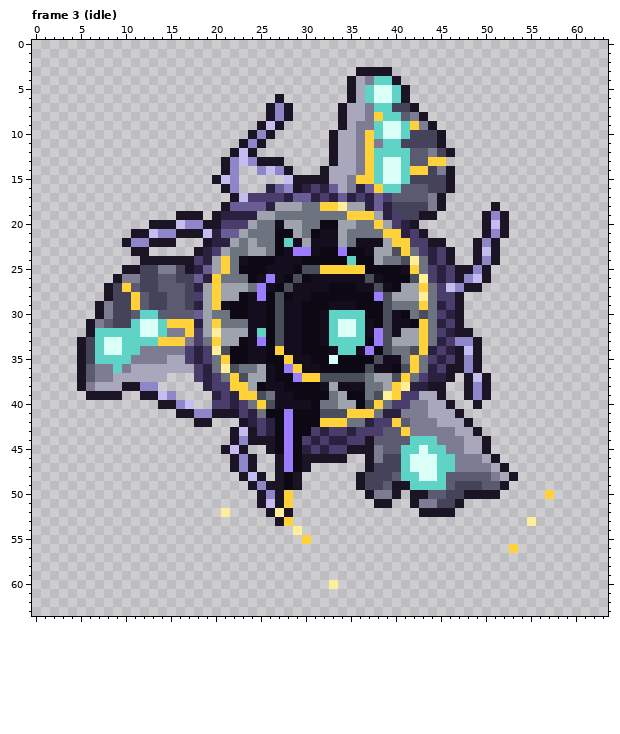
One commit to this pixel-art file: tools/art/creatures/hum_arquetipo/hum_arquetipo.aseprite. The first picture shows the starting point.
64x64 pixels, 33 frames. Shown: frame 3 (idle). The commit also changed other frames, which this record leaves out.
After the commit:
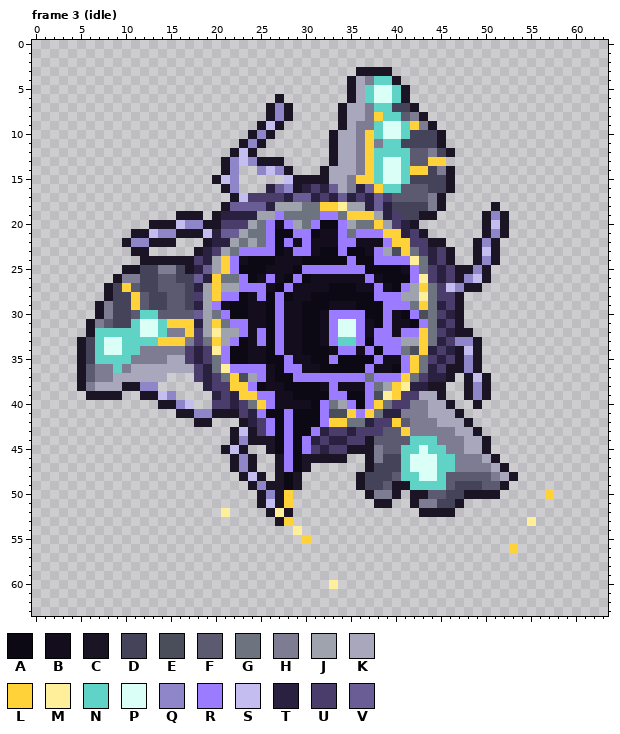
Palette (. is transparent): A #0d0914  B #130d1e  C #1a1424  D #45435a  E #4a4e5a  F #5c5a70  G #6e7380  H #7e7c92  J #9ea3ae  K #a9a7bc  L #ffd23a  M #ffee9a  N #5fd3c6  P #d9fff6  Q #8f86c9  R #9b7bff  S #c4bdf0  T #2a2140  U #4a3d6b  V #6a5c94
The edit:
Frame 3 (idle), layer "glow":
y 19: x 27 G -> R; x 32..33 GG -> RR
y 20: x 26 G -> R; x 28 J -> R; x 31 G -> R; x 34 J -> R
y 21: x 26 G -> R; x 29..30 JG -> RR; x 34 J -> R; x 36..38 GGG -> RRR
y 22: x 26 G -> R; x 28 N -> R; x 30 J -> R; x 34..35 JG -> RR; x 39 J -> R
y 23: x 23..26 GJJG -> RRRR; x 38 J -> R
y 24: x 22 G -> R; x 35 N -> R; x 38..41 JGGE -> RRRR
y 25: x 22 G -> R; x 30..36 EELLLLL -> RRRRRRR; x 42 L -> R
y 26: x 23 G -> R; x 29 E -> R; x 37 E -> R; x 42 E -> R
y 27: x 23..24 JG -> RR; x 28 E -> R; x 38 E -> R; x 41 J -> R
y 28: x 21..22 JJ -> RR; x 27 E -> R; x 39..40 EJ -> RR
y 29: x 20 L -> R; x 27 E -> R; x 39..41 EGG -> RRR
y 30: x 21 G -> R; x 27 E -> R; x 33..36 NNNN -> RRRR; x 39 E -> R; x 42 G -> R
y 31: x 22..23 GG -> RR; x 27 E -> R; x 33 N -> R; x 36 N -> R; x 39 E -> R; x 43 L -> R
y 32: x 23 J -> R; x 25 N -> R; x 27 E -> R; x 33 N -> R; x 36 N -> R; x 39 E -> R; x 41..42 JJ -> RR
y 33: x 22 J -> R; x 27 E -> R; x 33 N -> R; x 36 N -> R; x 39..40 EJ -> RR
y 34: x 21 E -> R; x 27 L -> R; x 34..35 NN -> RR; x 39..40 EG -> RR
y 35: x 21 L -> R; x 28 L -> R; x 33 P -> R; x 38 E -> R; x 41 G -> R
y 36: x 22..25 EGGJ -> RRRR; x 29 L -> R; x 37 E -> R; x 41 E -> R
y 37: x 25 J -> R; x 30..36 LLEEEEE -> RRRRRRR; x 38..40 JJE -> RRR
y 38: x 24 J -> R; x 33 J -> R; x 37 G -> R
y 39: x 25..26 EG -> RR; x 33..34 GJ -> RR; x 37 G -> R
y 40: x 26 E -> R; x 32 G -> R; x 35 J -> R; x 37 E -> R
y 41: x 25 G -> R; x 32 E -> R; x 36 L -> R
y 42: x 26 T -> R; x 32 L -> R
y 43: x 26 T -> R; x 31 U -> R
y 44: x 30 U -> R
y 45: x 30 T -> R
Changed places in both pictures, as pixel boxes (x1, y1, x2, y2):
changed: (212, 211, 428, 454)
